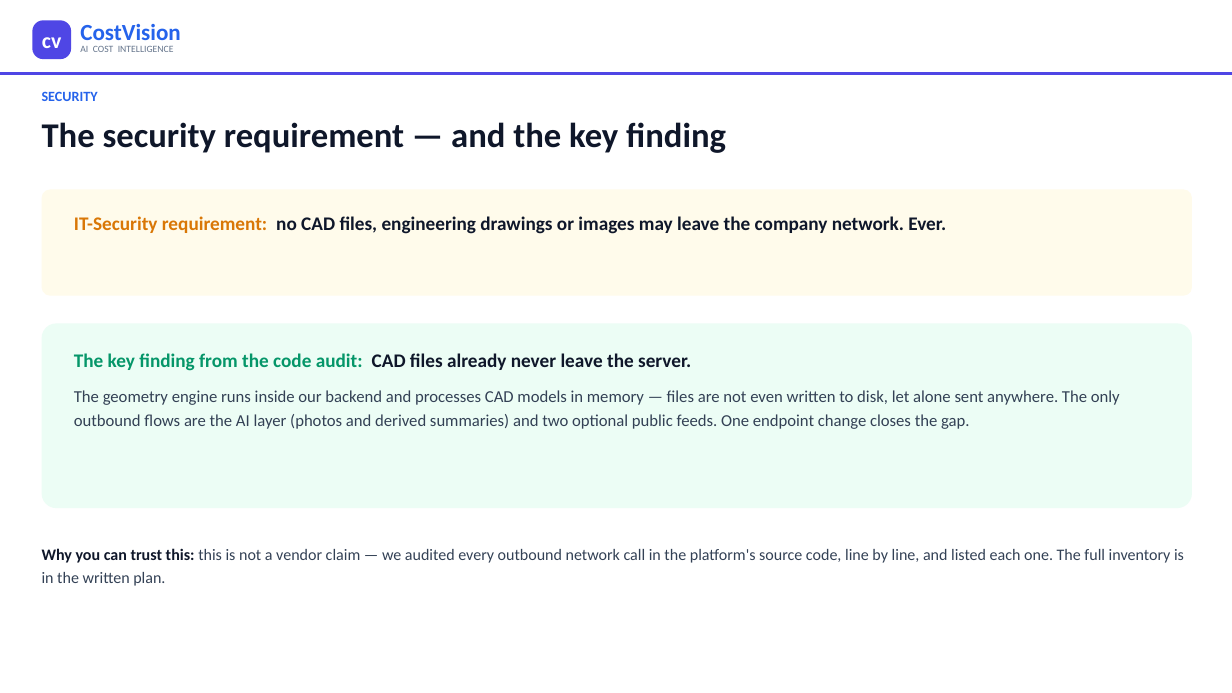
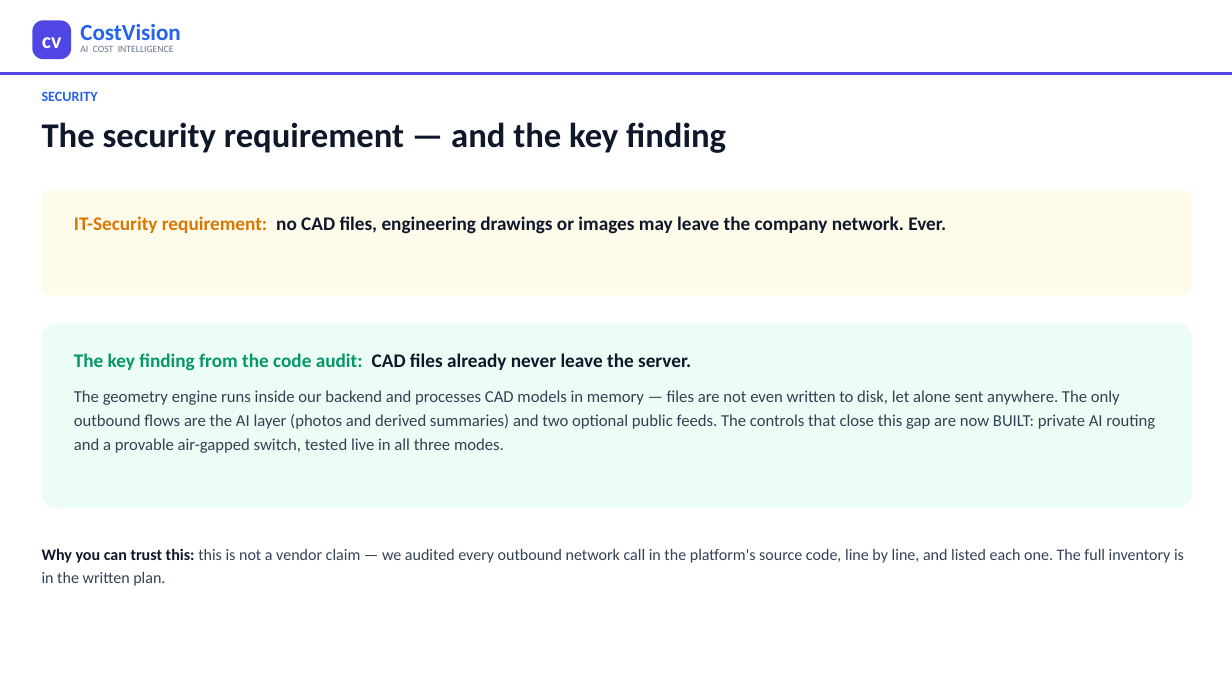
Before and after one commit to bhosaleavinash546/leamington-marathi, a slide deck: slide 5 of CostVision-Implementation-Blueprint.pptx. Drawn at 1232x693 pixels with LibreOffice and Linux fonts; fonts in the diff are those of the drawing. Boxes give left, top, right and bottom in pixels: in the first picture for what was removed or moved away, otherwise in the second. Text is boxed around its words. In the diff, an @@ line names an element or a change of style, - is before the commit and + after.

```diff
--- a/CostVision-Implementation-Blueprint.pptx
+++ b/CostVision-Implementation-Blueprint.pptx
@@ text at (74,390,1155,453): text changed @@
-The geometry engine runs inside our backend and processes CAD models in memory — files are not even written to disk, let alone sent anywhere. The only outbound flows are the AI layer (photos and derived summaries) and two optional public feeds. One endpoint change closes the gap.
+The geometry engine runs inside our backend and processes CAD models in memory — files are not even written to disk, let alone sent anywhere. The only outbound flows are the AI layer (photos and derived summaries) and two optional public feeds. The controls that close this gap are now BUILT: private AI routing and a provable air-gapped switch, tested live in all three modes.
```
Also in this commit, not shown: 11 other slides changed, 2 other files.
